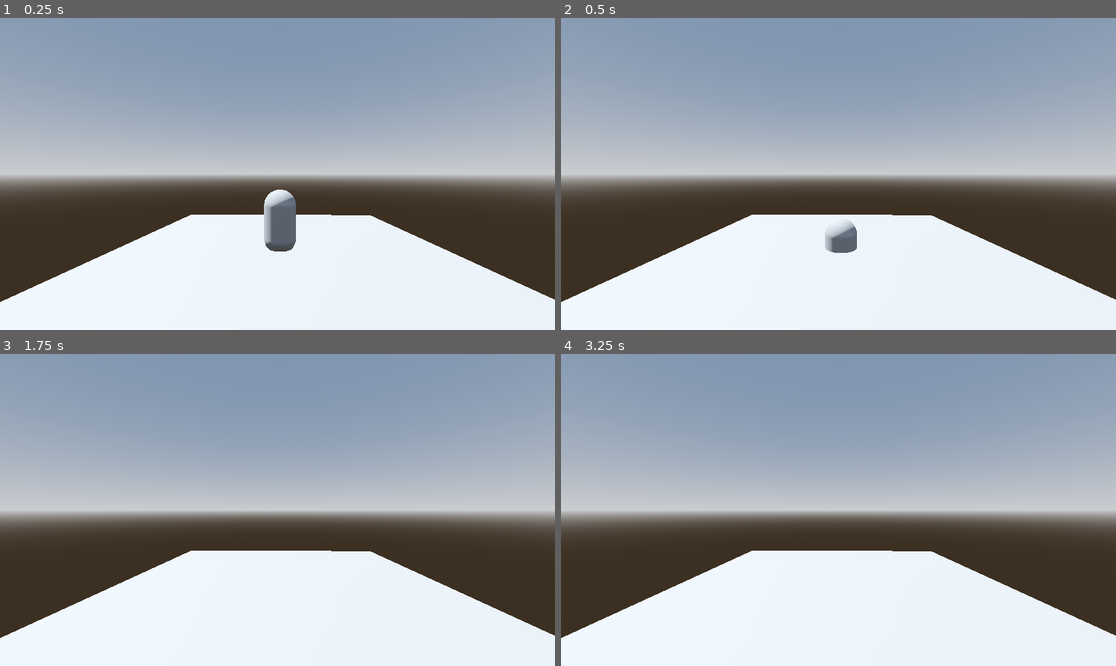
Above: before the commit, frames 1-4 (two rows, left to right).
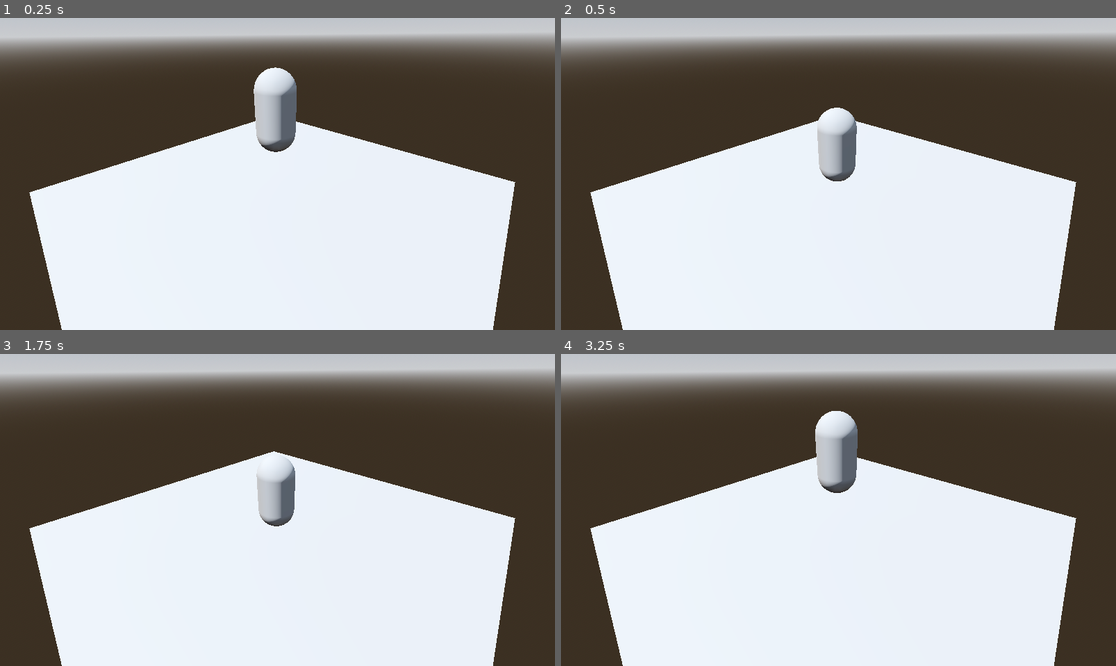
Above: after the commit, the same moments.

Repository: AbsoluteZer0527/My-first-3D-Godot-game
Game: Godot game, scene res://Scenes/game_scene.tscn
Same seed, same stepped clock (60 frames per second), same inputs: the game is played once before the commit and once after it.
Inputs:
- Up to frame 1 (0.25 s): no input
- Up to frame 2 (0.5 s): no input
- Up to frame 3 (1.75 s): tap Enter (ui_accept) at 0.5, 0.6, 0.77, 1.07, 1.35, 1.52 s; hold Right (ui_right) 0.53-1.28 s; hold Down (ui_down) from 1.28 s (still down)
- Up to frame 4 (3.25 s): tap Enter (ui_accept) at 1.82, 2.1, 2.85, 3.02 s; release Down (ui_down) at 2.03 s; hold Right (ui_right) 2.03-2.78 s; hold Up (ui_up) from 2.78 s (still down)

The runs differ from the first frame. In frame 1, 71% of the frame differs, in the area x 0-100%, y 0-100%; in frame 2, 70%; in frame 3, 70%; in frame 4, 70%.

Commit message:
player movement WASD, camera facing side of player

Diff:
--- a/First-3D/new-game-project/Scenes/game_scene.tscn
+++ b/First-3D/new-game-project/Scenes/game_scene.tscn
@@ -15,14 +15,17 @@
 tonemap_mode = 2
 glow_enabled = true
 
-[sub_resource type="BoxMesh" id="BoxMesh_oqyrl"]
-size = Vector3(10, 1, 10)
-
 [sub_resource type="CapsuleShape3D" id="CapsuleShape3D_x87qo"]
 radius = 0.001
 height = 2.005
 
 [sub_resource type="CapsuleMesh" id="CapsuleMesh_b6fju"]
+
+[sub_resource type="BoxMesh" id="BoxMesh_oqyrl"]
+size = Vector3(10, 1, 10)
+
+[sub_resource type="ConcavePolygonShape3D" id="ConcavePolygonShape3D_x87qo"]
+data = PackedVector3Array(-5, 0.5, 5, 5, 0.5, 5, -5, -0.5, 5, 5, 0.5, 5, 5, -0.5, 5, -5, -0.5, 5, 5, 0.5, -5, -5, 0.5, -5, 5, -0.5, -5, -5, 0.5, -5, -5, -0.5, -5, 5, -0.5, -5, 5, 0.5, 5, 5, 0.5, -5, 5, -0.5, 5, 5, 0.5, -5, 5, -0.5, -5, 5, -0.5, 5, -5, 0.5, -5, -5, 0.5, 5, -5, -0.5, -5, -5, 0.5, 5, -5, -0.5, 5, -5, -0.5, -5, 5, 0.5, 5, -5, 0.5, 5, 5, 0.5, -5, -5, 0.5, 5, -5, 0.5, -5, 5, 0.5, -5, -5, -0.5, 5, 5, -0.5, 5, -5, -0.5, -5, 5, -0.5, 5, 5, -0.5, -5, -5, -0.5, -5)
 
 [node name="GameScene" type="Node3D"]
 
@@ -30,22 +33,28 @@
 environment = SubResource("Environment_b6fju")
 
 [node name="DirectionalLight3D" type="DirectionalLight3D" parent="."]
-transform = Transform3D(-0.8660254, -0.43301278, 0.25, 0, 0.49999997, 0.86602545, -0.50000006, 0.75, -0.43301266, 0, 0, 0)
+transform = Transform3D(-0.8660254, -0.43301278, 0.25, 0, 0.49999997, 0.86602545, -0.50000006, 0.75, -0.43301266, 0, 5.7054873, 0)
 shadow_enabled = true
 directional_shadow_max_distance = 1.0
+
+[node name="Player" type="CharacterBody3D" parent="."]
+transform = Transform3D(1, 0, 0, 0, 1, 0, 0, 0, 1, 0, 2.971703, 0)
+script = ExtResource("1_x87qo")
+
+[node name="CollisionShape3D" type="CollisionShape3D" parent="Player"]
+shape = SubResource("CapsuleShape3D_x87qo")
+
+[node name="MeshInstance3D" type="MeshInstance3D" parent="Player"]
+mesh = SubResource("CapsuleMesh_b6fju")
 
 [node name="MeshInstance3D" type="MeshInstance3D" parent="."]
 mesh = SubResource("BoxMesh_oqyrl")
 
-[node name="Player" type="CharacterBody3D" parent="MeshInstance3D"]
-transform = Transform3D(1, 0, 0, 0, 1, 0, 0, 0, 1, 0, 1.5847921, 0)
-script = ExtResource("1_x87qo")
+[node name="StaticBody3D" type="StaticBody3D" parent="MeshInstance3D"]
 
-[node name="CollisionShape3D" type="CollisionShape3D" parent="MeshInstance3D/Player"]
-shape = SubResource("CapsuleShape3D_x87qo")
-
-[node name="MeshInstance3D" type="MeshInstance3D" parent="MeshInstance3D/Player"]
-mesh = SubResource("CapsuleMesh_b6fju")
+[node name="CollisionShape3D" type="CollisionShape3D" parent="MeshInstance3D/StaticBody3D"]
+shape = SubResource("ConcavePolygonShape3D_x87qo")
 
 [node name="Camera3D" type="Camera3D" parent="."]
-transform = Transform3D(0.01254855, 0, -0.99992126, 0, 1, 0, 0.99992126, 0, 0.01254855, -6.3766747, 2.7867656, 0)
+transform = Transform3D(-0.72454375, 0.34753317, -0.595195, -0.008403681, 0.8590479, 0.5118263, 0.68917763, 0.37584224, -0.6194972, -3.9392724, 4.3163614, -4.055923)
+fov = 67.38031
--- a/First-3D/new-game-project/Scenes/player.gd
+++ b/First-3D/new-game-project/Scenes/player.gd
@@ -1,8 +1,8 @@
 extends CharacterBody3D
 
 
-const SPEED = 5.0
-const JUMP_VELOCITY = 4.5
+@export var speed = 5.0
+@export var jump_velocity = 4.5
 
 
 func _physics_process(delta: float) -> void:
@@ -12,17 +12,17 @@
 
 	# Handle jump.
 	if Input.is_action_just_pressed("ui_accept") and is_on_floor():
-		velocity.y = JUMP_VELOCITY
+		velocity.y = jump_velocity
 
 	# Get the input direction and handle the movement/deceleration.
 	# As good practice, you should replace UI actions with custom gameplay actions.
-	var input_dir := Input.get_vector("ui_left", "ui_right", "ui_up", "ui_down")
+	var input_dir := Input.get_vector("left", "right", "forward", "backward")
 	var direction := (transform.basis * Vector3(input_dir.x, 0, input_dir.y)).normalized()
 	if direction:
-		velocity.x = direction.x * SPEED
-		velocity.z = direction.z * SPEED
+		velocity.x = direction.x * speed
+		velocity.z = direction.z * speed
 	else:
-		velocity.x = move_toward(velocity.x, 0, SPEED)
-		velocity.z = move_toward(velocity.z, 0, SPEED)
+		velocity.x = move_toward(velocity.x, 0, speed)
+		velocity.z = move_toward(velocity.z, 0, speed)
 
 	move_and_slide()
--- a/First-3D/new-game-project/project.godot
+++ b/First-3D/new-game-project/project.godot
@@ -14,3 +14,26 @@
 run/main_scene="uid://duvjmwvyd5uii"
 config/features=PackedStringArray("4.5", "Forward Plus")
 config/icon="res://icon.svg"
+
+[input]
+
+left={
+"deadzone": 0.2,
+"events": [Object(InputEventKey,"resource_local_to_scene":false,"resource_name":"","device":-1,"window_id":0,"alt_pressed":false,"shift_pressed":false,"ctrl_pressed":false,"meta_pressed":false,"pressed":false,"keycode":0,"physical_keycode":65,"key_label":0,"unicode":97,"location":0,"echo":false,"script":null)
+]
+}
+right={
+"deadzone": 0.2,
+"events": [Object(InputEventKey,"resource_local_to_scene":false,"resource_name":"","device":-1,"window_id":0,"alt_pressed":false,"shift_pressed":false,"ctrl_pressed":false,"meta_pressed":false,"pressed":false,"keycode":0,"physical_keycode":68,"key_label":0,"unicode":100,"location":0,"echo":false,"script":null)
+]
+}
+forward={
+"deadzone": 0.2,
+"events": [Object(InputEventKey,"resource_local_to_scene":false,"resource_name":"","device":-1,"window_id":0,"alt_pressed":false,"shift_pressed":false,"ctrl_pressed":false,"meta_pressed":false,"pressed":false,"keycode":0,"physical_keycode":87,"key_label":0,"unicode":119,"location":0,"echo":false,"script":null)
+]
+}
+backward={
+"deadzone": 0.2,
+"events": [Object(InputEventKey,"resource_local_to_scene":false,"resource_name":"","device":-1,"window_id":0,"alt_pressed":false,"shift_pressed":false,"ctrl_pressed":false,"meta_pressed":false,"pressed":false,"keycode":0,"physical_keycode":83,"key_label":0,"unicode":115,"location":0,"echo":false,"script":null)
+]
+}
Not shown: 1 places in First-3D/new-game-project/Scenes/game_scene.tscn that only renumber resources
